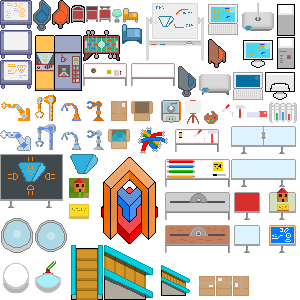
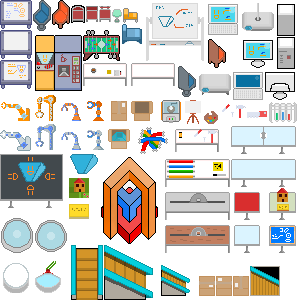
Revision of a layered w=300, h=300 image; what changed, layer by layer:
added layer "Layer 61" above "Layer 59" over (x1=250, y1=266, x2=280, y2=296)
